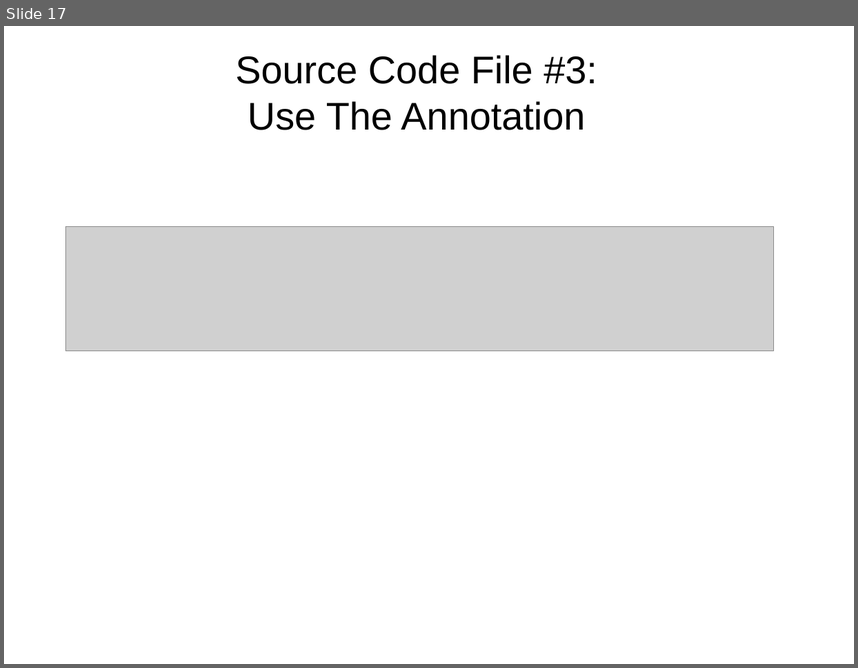
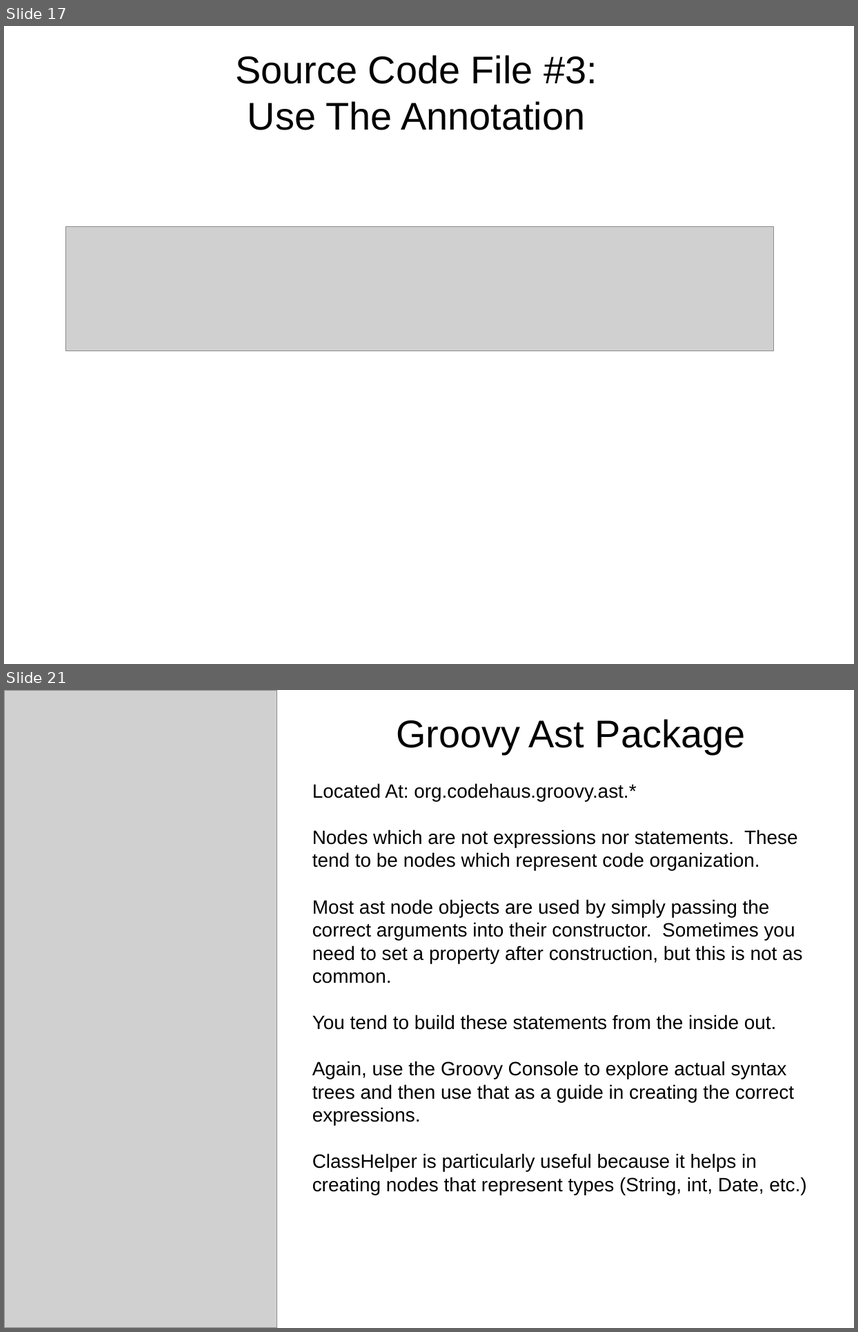
Before and after one commit to dwclark/AstTransformations, a slide deck: asttransformations.odp. Shown one above the other, each under a label of ours: slide 17 before the commit, slides 17 and 21 after it; the slides between them are not shown. The pictures are 858x668 and 858x1332 pixels, drawn with LibreOffice and Linux fonts; fonts in the diff are those of the drawing; grey boxes stand for pictures. Boxes give left, top, right and bottom in pixels: in the first picture for what was removed or moved away, otherwise in the second. Text is boxed around its words. In the diff, an @@ line names an element or a change of style, - is before the commit and + after.

```diff
--- a/asttransformations.odp
+++ b/asttransformations.odp
@@ slide 21 added at [4,690,854,1328], background #FFFFFF @@
@@ picture added at [4,690,277,1328] @@
@@ text added at [396,719,745,754], 36 pt, text #000000 @@
+Groovy Ast Package
@@ text added at [312,783,803,1172], 18 pt, text #000000 @@
+Located At: org.codehaus.groovy.ast.*
+Nodes which are not expressions nor statements. These tend to be nodes which represent code organization.
+Most ast node objects are used by simply passing the correct arguments into their constructor. Sometimes you need to set a property after construction, but this is not as common.
+You tend to build these statements from the inside out.
+Again, use the Groovy Console to explore actual syntax trees and then use that as a guide in creating the correct expressions.
+ClassHelper is particularly useful because it helps in creating nodes that represent types (String, int, Date, etc.)
```
Also in this commit, not shown: 7 other slides added, 1 other file.
